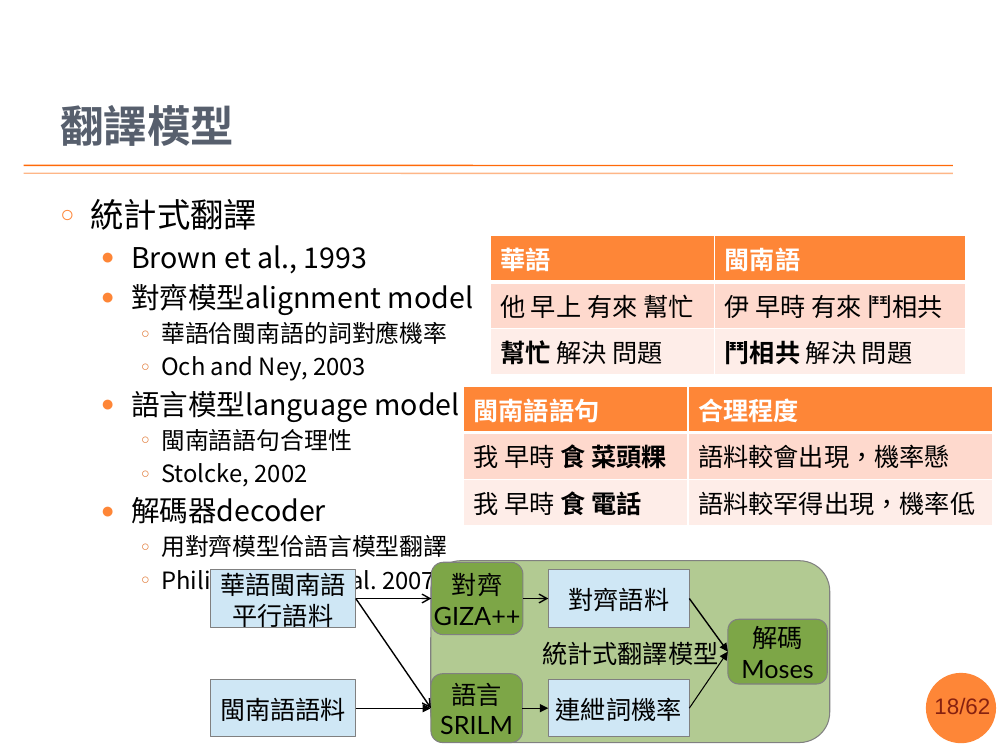
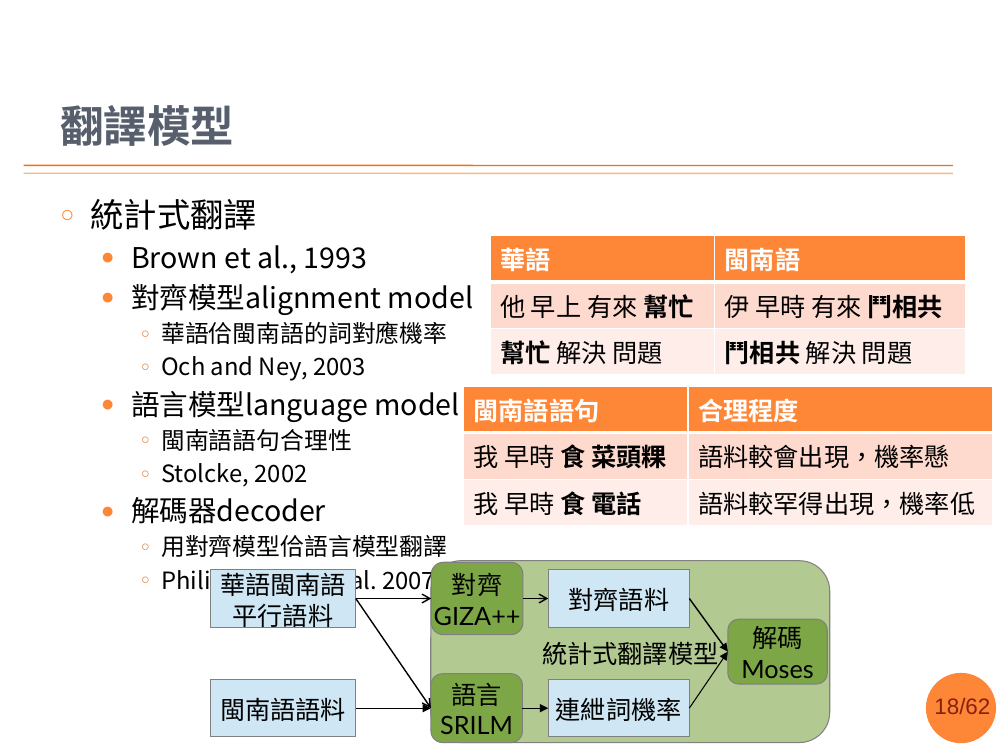
Before and after one commit to sih4sing5hong5/po3-ko3_tau5-iann2-phinn3, a slide deck: slide 18 of 翻譯報告.pptx. Drawn at 1008x756 pixels with LibreOffice and Linux fonts; fonts in the diff are those of the drawing; background and template pictures are left out. Boxes give left, top, right and bottom in pixels: in the first picture for what was removed or moved away, otherwise in the second. Text is boxed around its words. In the diff, an @@ line names an element or a change of style, - is before the commit and + after.

```diff
--- a/翻譯報告.pptx
+++ b/翻譯報告.pptx
@@ table at [490, 235, 966, 369] @@
@@ bold on in "幫忙", "鬥相共" @@
```
Also in this commit, not shown: 12 other slides changed, 1 other file.
